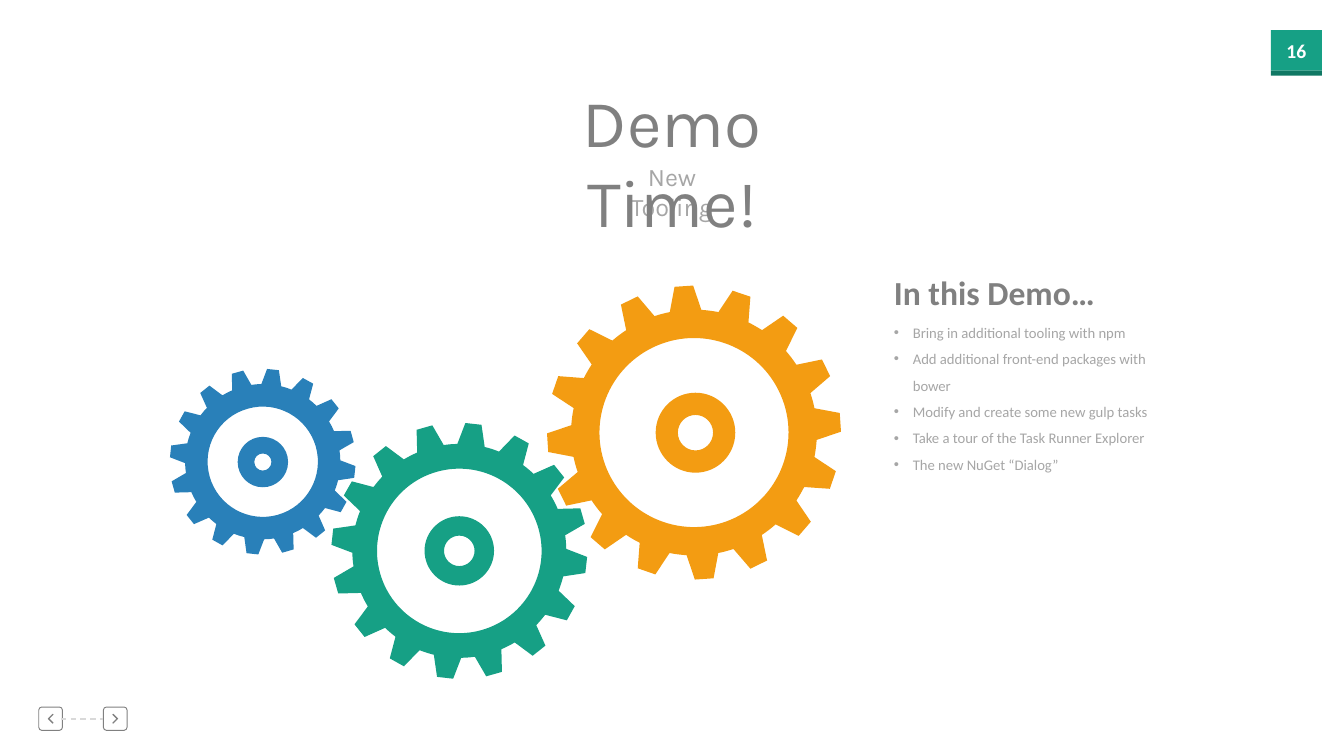
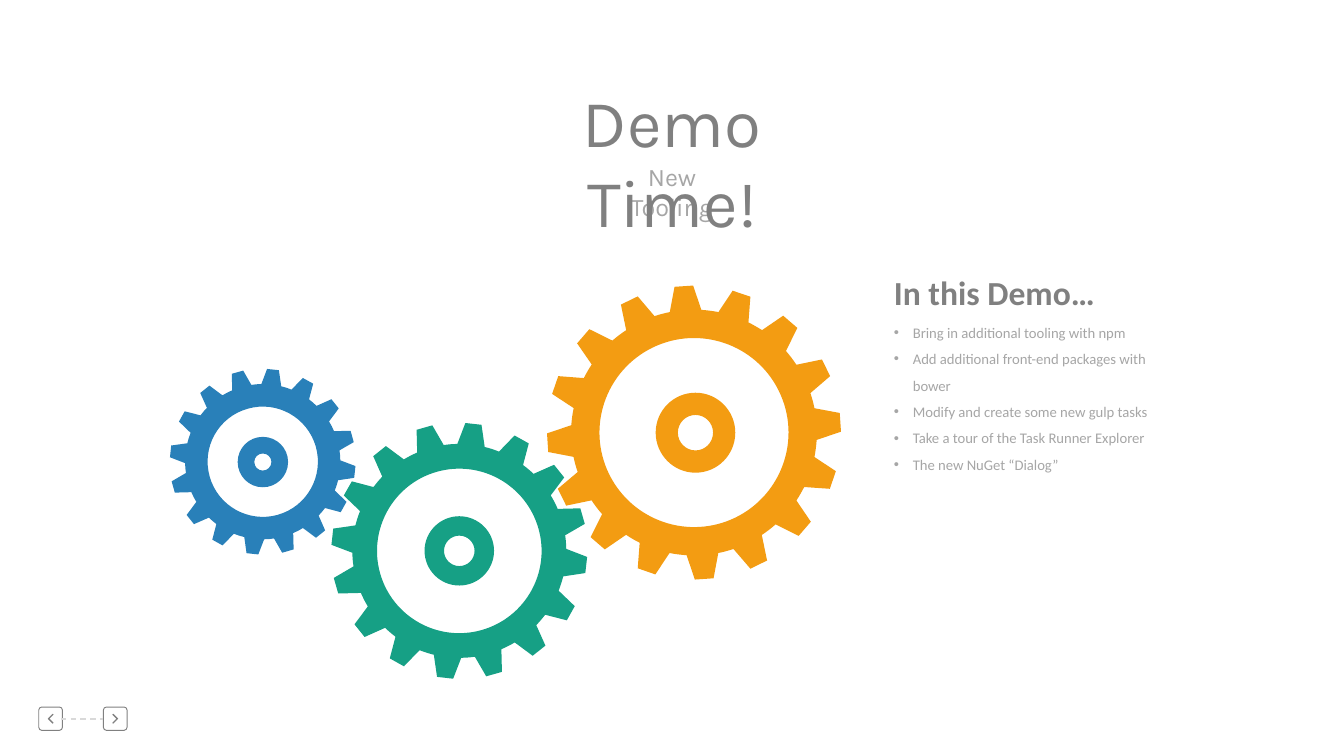
Before and after one commit to cabarney/MvcNextGen, a slide deck: slide 17 of Slides.pptx (slide 16 before the commit). Drawn at 1344x756 pixels with LibreOffice and Linux fonts; fonts in the diff are those of the drawing. Boxes give left, top, right and bottom in pixels: in the first picture for what was removed or moved away, otherwise in the second. Text is boxed around its words. In the diff, an @@ line names an element or a change of style, - is before the commit and + after.

```diff
--- a/Slides.pptx
+++ b/Slides.pptx
@@ rectangle removed at (x1=1271, y1=30, x2=1323, y2=71) @@
@@ page number removed at (x1=1286, y1=44, x2=1306, y2=58) @@
-16
@@ rectangle removed at (x1=1271, y1=71, x2=1323, y2=76) @@
```
Also in this commit, not shown: 13 other slides changed, 7 slides added, 3 slides removed, 27 other files.
